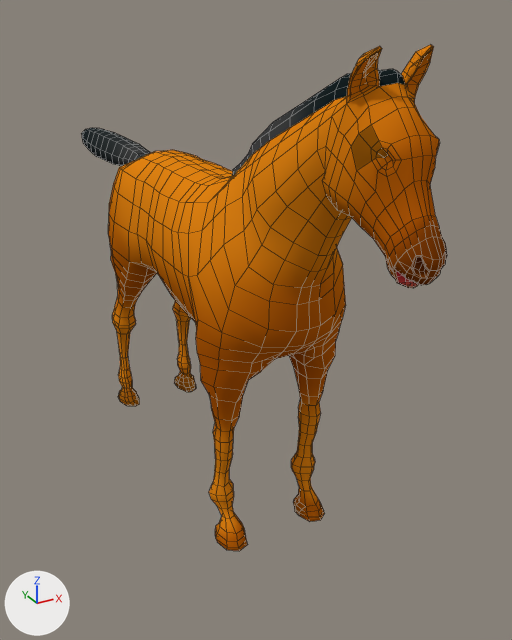
Renders of the Blender file rigs/rig-horse.blend from each side of a commit.
Both versions are drawn from a 50 mm lens placed at (-1.29, -2.84, 2.12), pointed at (0.21, -0.11, 0.76). Every picture has the same lights, and +X, +Y and +Z are marked at lower left. The older version comes first. Mesh edges are drawn as thin lines.

In view in the first picture: 'Horse'.
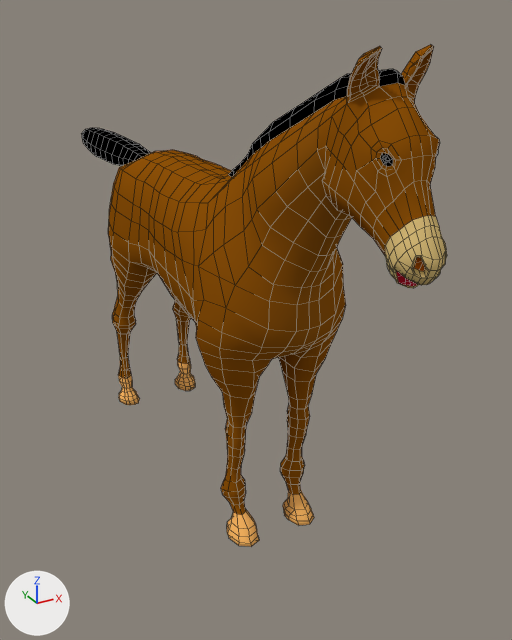
Commit message: Small fix for horse with display

Patch to the scene script:
```diff
--- a/rigs/rig-horse.blend.py
+++ b/rigs/rig-horse.blend.py
@@ me_mesh_001 @@
 # used by ob_horse; location = (0.0, 0.0, 0.0)
-me_mesh_001.from_pydata(...)  # 1650 vertices, 1684 faces; spans x -0.32..0.32, y -1.5..1.76, z 0.0..2.03
+me_mesh_001.from_pydata(...)  # 1709 vertices, 1742 faces; spans x -0.32..0.32, y -1.5..1.76, z 0.0..2.03
+# me_mesh_001 part 1: 224 vertices moved from x -0.32..0.32, y -0.76..-0.29, z 0.04..1.52 to x -0.3..0.3, y -0.76..-0.32, z 0.04..1.52; 129 vertices removed from x -0.3..0.3, y -0.75..0.76, z 0.0..1.22; 156 vertices added at x -0.29..0.29, y -0.73..0.76, z 0.0..1.25
+# me_mesh_001 part 2: 6 vertices removed from x -0.08..0.08, y -1.36..-1.35, z 1.75..1.76; 38 vertices added at x -0.09..0.09, y -1.37..-1.34, z 1.74..1.77
+# me_mesh_001 part 3: 1450 kept faces spanning x -0.32..0.32, y -1.5..1.76, z 0.0..2.03 get new texture (UV) coordinates
+# other edits to the shape of me_mesh_001 do not show in these pictures
 me_mesh_001.materials.append(mat_mat_standard)
```

Where the change shows, as pixel boxes (x1, y1, x2, y2) in the pictures (512 x 640 px; the box of a moved part takes in the faces that stretch with it):
'Horse', reshaped
    before: (81, 44, 447, 551)
    after: (81, 44, 447, 547)
part 1 of me_mesh_001, moved or reshaped
    before: (108, 171, 346, 551)
    after: (108, 170, 346, 547)
part 2 of me_mesh_001, built on
    before: (376, 148, 396, 170)
    after: (376, 148, 438, 170)
part 3 of me_mesh_001, surface changed
    both: (81, 44, 447, 518)
